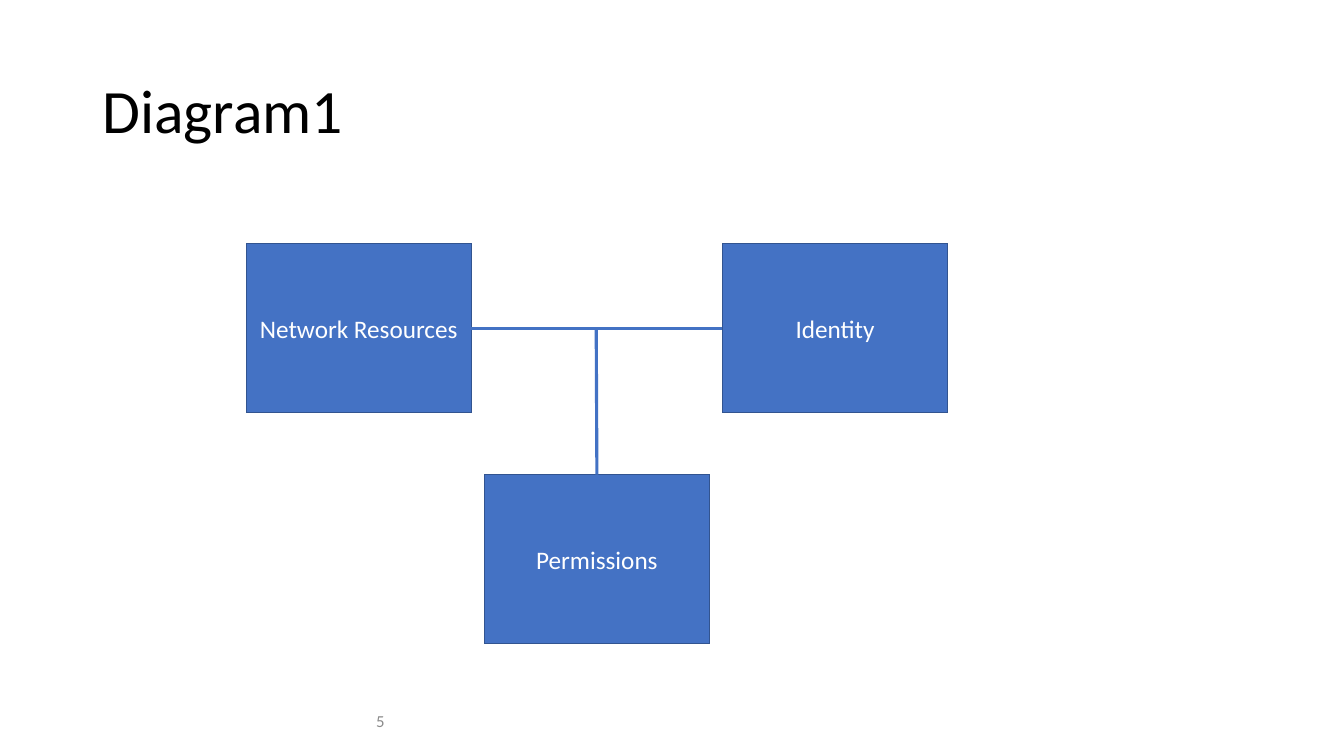
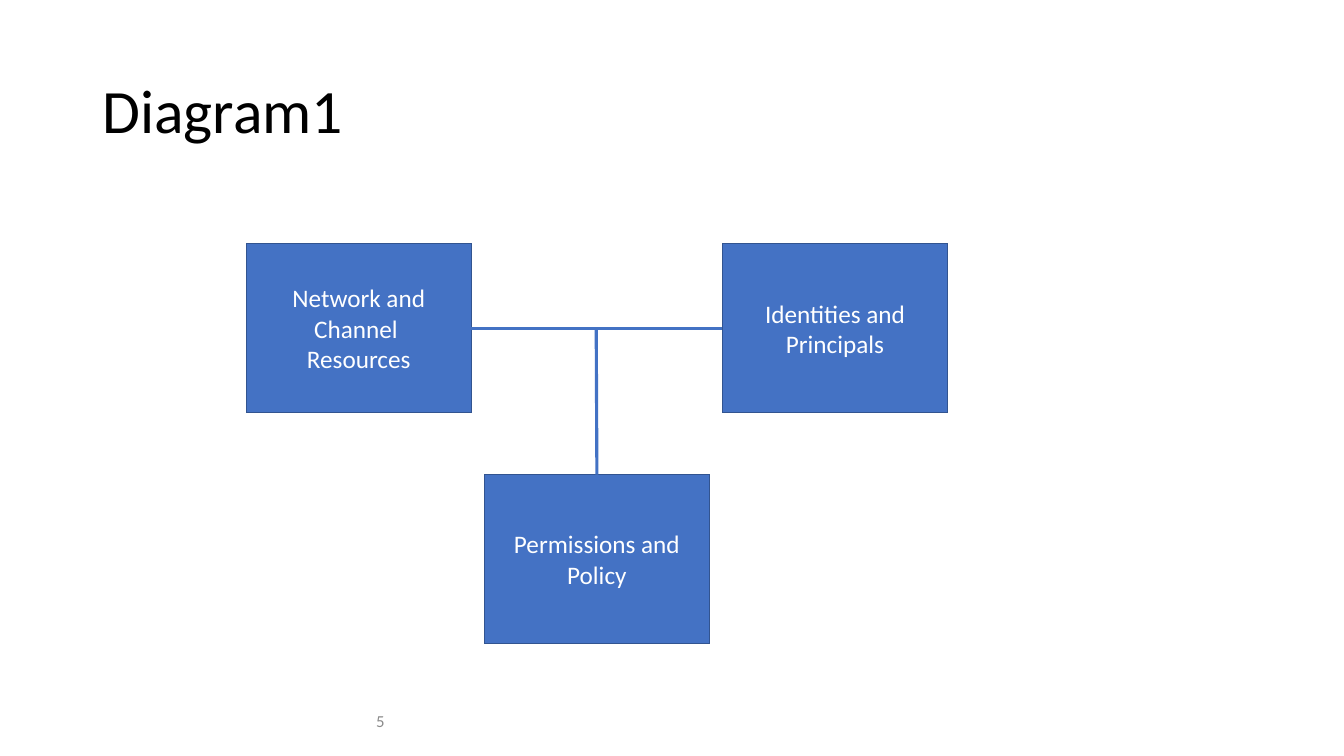
Before and after one commit to FabricTOC/FabricTOC, a slide deck: slide 5 of docs/OtherSourceMaterial/Diagrams.pptx. Drawn at 1344x756 pixels with LibreOffice and Linux fonts; fonts in the diff are those of the drawing. Boxes give left, top, right and bottom in pixels: in the first picture for what was removed or moved away, otherwise in the second. Text is boxed around its words. In the diff, an @@ line names an element or a change of style, - is before the commit and + after.

```diff
--- a/docs/OtherSourceMaterial/Diagrams.pptx
+++ b/docs/OtherSourceMaterial/Diagrams.pptx
@@ text in rectangle at (292,289,425,368): text changed @@
-Network Resources
+Network and Channel
+Resources
@@ text in rectangle at (765,305,905,357): text changed @@
-Identity
+Identities and Principals
@@ text in rectangle at (514,535,680,588): text changed @@
-Permissions
+Permissions and Policy
```
Also in this commit, not shown: 1 other slide changed, 4 slides removed, 2 other files.
